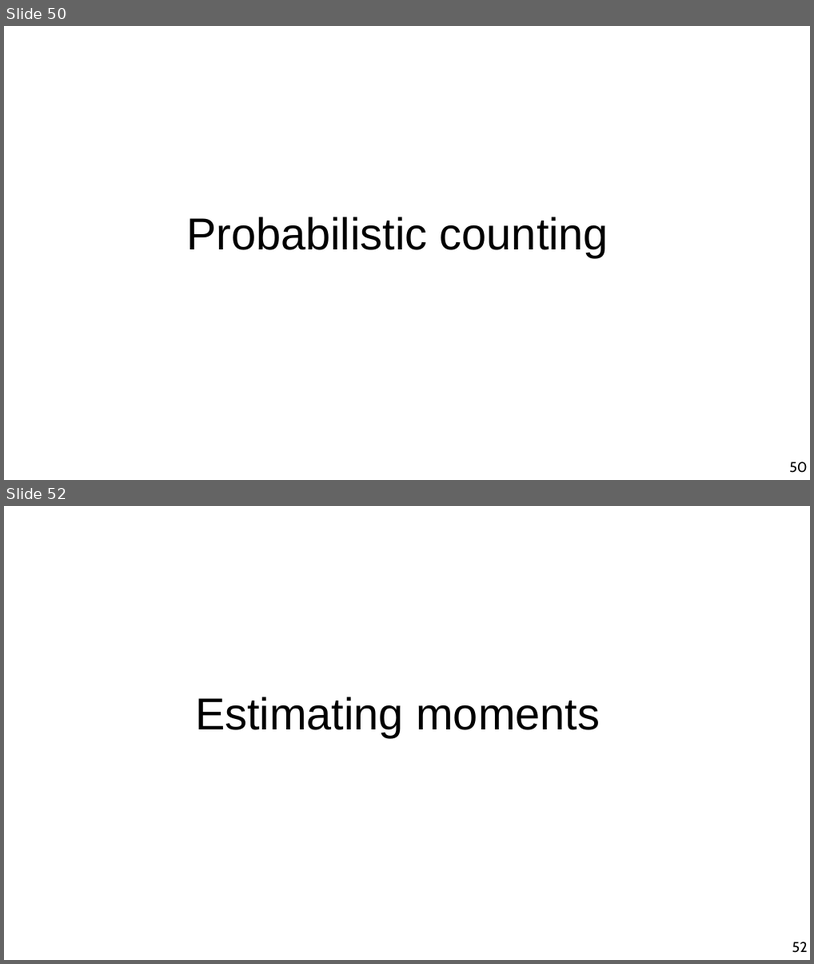
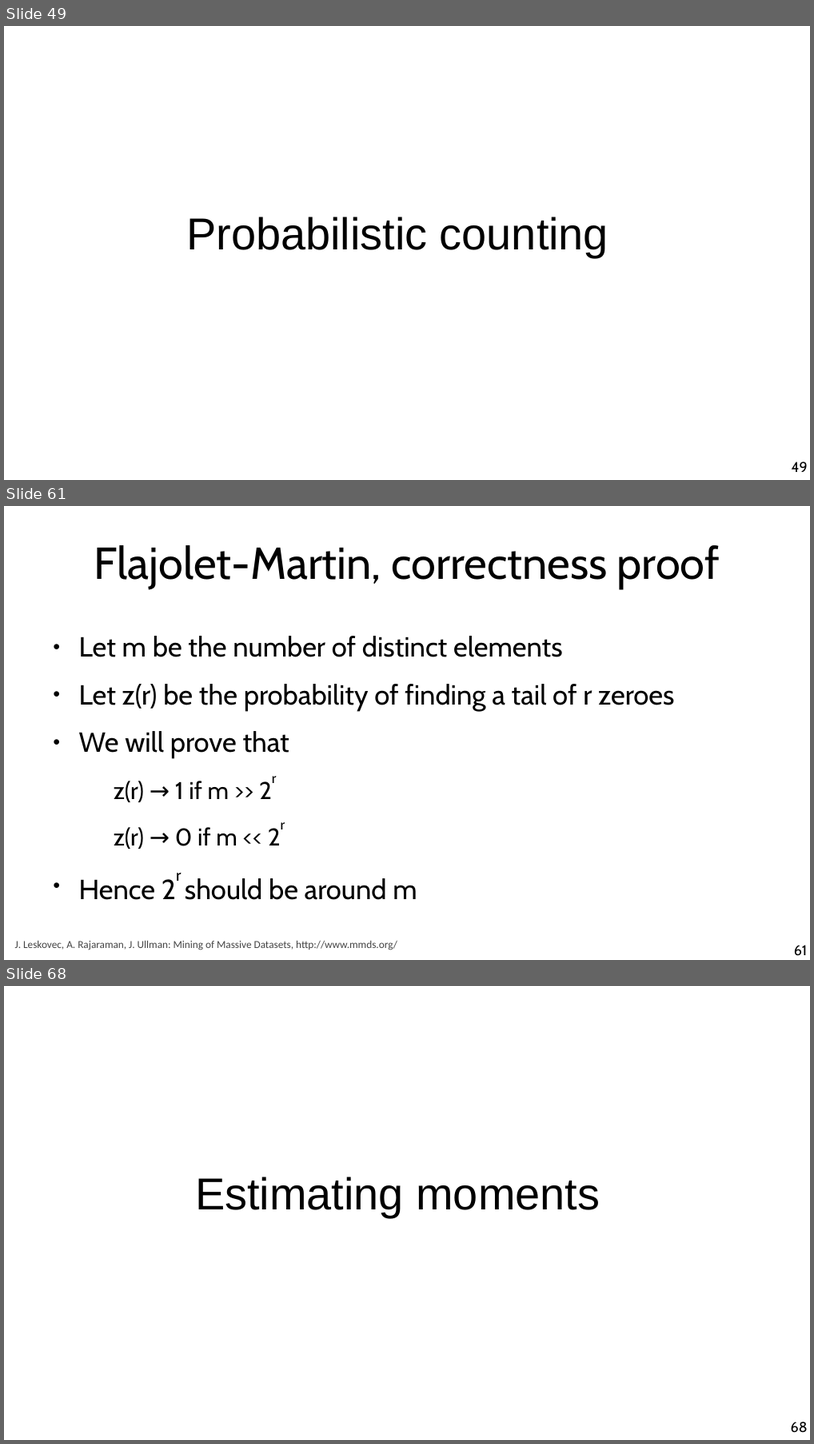
Before and after one commit to chatox/data-mining-course, a slide deck: theory/tt10_streaming.odp. Shown one above the other, each under a label of ours: slides 50 and 52 before the commit, slides 49, 61 and 68 after it; the slides between them are not shown. The pictures are 814x964 and 814x1444 pixels, drawn with LibreOffice and Linux fonts; fonts in the diff are those of the drawing. Boxes give left, top, right and bottom in pixels: in the first picture for what was removed or moved away, otherwise in the second. Text is boxed around its words. In the diff, an @@ line names an element or a change of style, - is before the commit and + after.

```diff
--- a/theory/tt10_streaming.odp
+++ b/theory/tt10_streaming.odp
@@ slide 61 added at [4, 506, 810, 960], background #FFFFFF @@
@@ title added at [94, 545, 720, 589], 44 pt, text #000000 @@
+Flajolet-Martin, correctness proof
@@ text added at [79, 636, 674, 900], 27.2 pt, text #000000 @@
+● Let m be the number of distinct elements
+● Let z(r) be the probability of finding a tail of r zeroes
+● We will prove that
+  z(r) → 1 if m >> 2r
+  z(r) → 0 if m << 2r
+● Hence 2r should be around m
@@ text added at [15, 940, 398, 950], 10.5 pt, text #454545 @@
+J. Leskovec, A. Rajaraman, J. Ullman: Mining of Massive Datasets, http://www.mmds.org/
@@ page number added at [794, 944, 807, 956], 14 pt, text #000000 @@
+61
@@ what was slide 50 is now slide 49 @@
@@ page number at [792, 461, 808, 472]: text changed @@
-50
+49
@@ what was slide 52 is now slide 68 @@
@@ page number at [791, 1421, 808, 1432]: text changed @@
-52
+68
```
Also in this commit, not shown: 3 slides changed, 28 other slides added, 4 slides removed.
